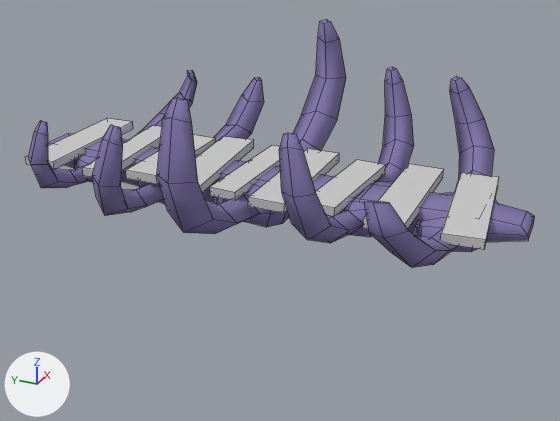
What one commit did to the FBX model BugSplat/Assets/WIP/Christian/Christian Models/Prop_BoneBridge_01.FBX.
Rendered twice from a camera (50 mm lens) standing at (-7.42, -3.13, 3.17) and looking at (-0.06, 0.18, -0.51). Arrows for +X, +Y and +Z are at lower left; the lights stay in place. Mesh edges are drawn as thin lines. Where no turn or scale is listed for an object, it has been applied to the vertices.

Objects in the first picture: 'Prop_BoneBridge_01'.
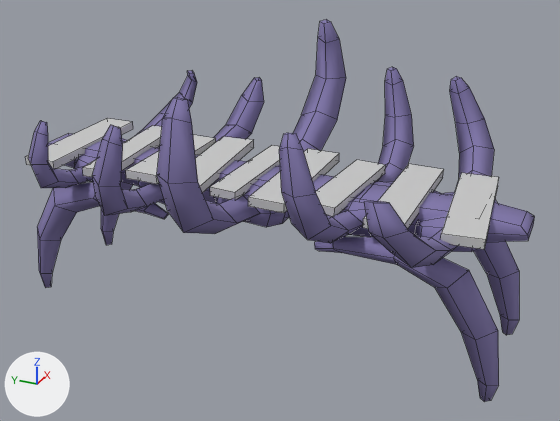
The newer file is also turned or shifted as a whole; pictures and numbers use the older file's frame.

Scene script edits in JSON lines:
```json
{"block": "me_mesh", "where": "# used by ob_prop_bonebridge_01; location = (0.0, 0.0, 0.0)"}
{"op": "remove", "block": "me_mesh", "code": "me_mesh.from_pydata(...)  # 482 vertices, 453 faces; spans x -2.08..2.08, y -2.56..3.25, z -0.5..1.32"}
{"op": "add", "block": "me_mesh", "code": "me_mesh.from_pydata(...)  # 594 vertices, 557 faces; spans x -2.08..2.08, y -2.56..3.25, z -1.81..1.32"}
{"block": "me_mesh", "change": "me_mesh part 1: a new loose piece of 28 vertices spanning x 0.34..0.71, y 1.22..3.21, z -1.81..-0.2, in mat_02___default (blue #8177ab)"}
{"block": "me_mesh", "change": "me_mesh part 2: a new loose piece of 28 vertices spanning x 0.34..0.71, y -2.52..-0.53, z -1.81..-0.2, in mat_02___default (blue #8177ab)"}
{"block": "me_mesh", "change": "me_mesh part 3: a new loose piece of 28 vertices spanning x -0.97..-0.6, y 1.22..3.21, z -1.81..-0.2, in mat_02___default (blue #8177ab)"}
{"block": "me_mesh", "change": "me_mesh part 4: a new loose piece of 28 vertices spanning x -0.97..-0.6, y -2.52..-0.53, z -1.81..-0.2, in mat_02___default (blue #8177ab)"}
```

Boxes (x1, y1, x2, y2) around the edits, measured in the pictures (560 x 421 px):
```json
{"object": "Prop_BoneBridge_01", "change": "reshaped", "before": [26, 19, 535, 268], "after": [26, 19, 535, 402], "on screen": "54% taller"}
{"part": 1, "of": "me_mesh", "change": "added", "after": [101, 146, 160, 245], "on screen": "blue"}
{"part": 2, "of": "me_mesh", "change": "added", "after": [433, 190, 519, 335], "on screen": "blue"}
{"part": 3, "of": "me_mesh", "change": "added", "after": [37, 182, 169, 288], "on screen": "blue"}
{"part": 4, "of": "me_mesh", "change": "added", "after": [314, 237, 499, 402], "on screen": "blue"}
```
